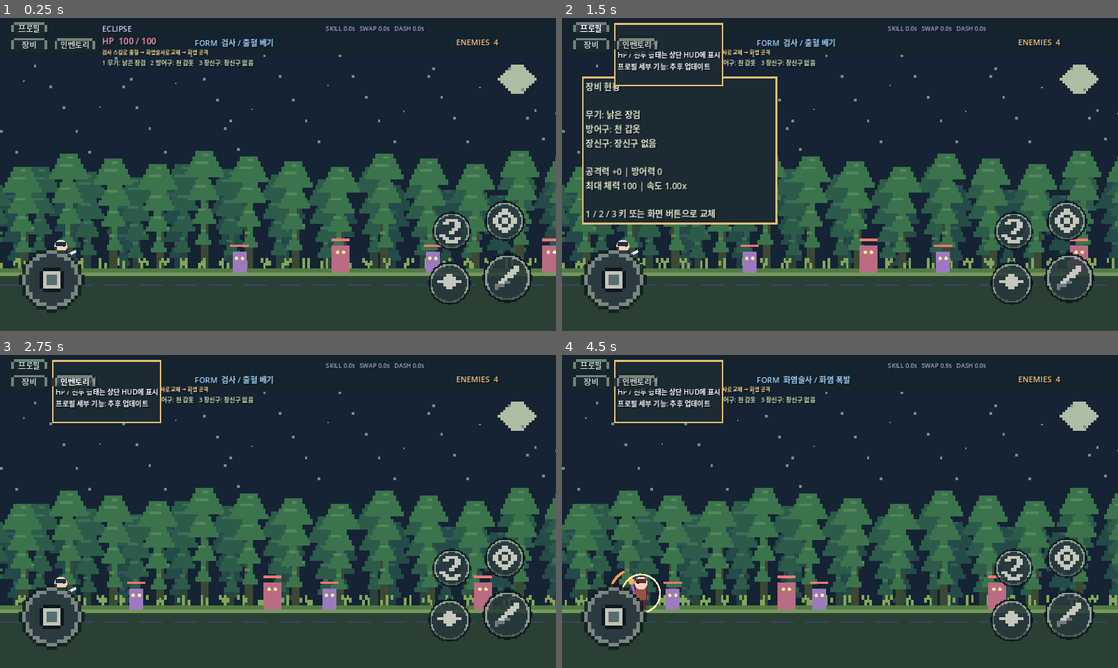
Above: before the commit, frames 1-4 (two rows, left to right).
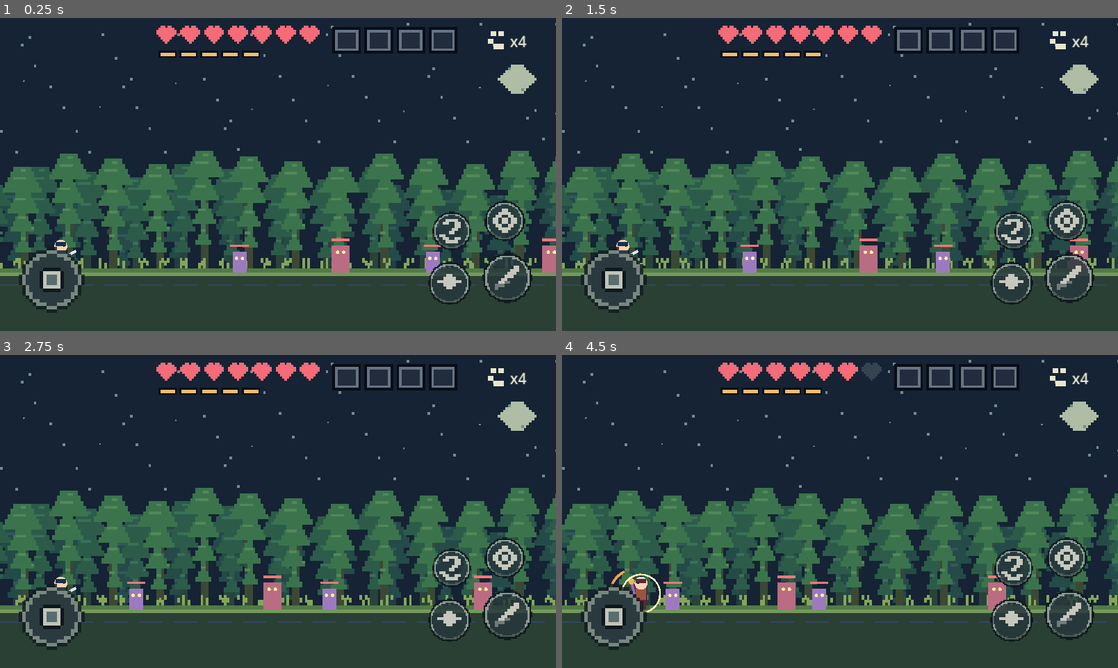
Above: after the commit, the same moments.

Repository: ogw07222-tech/eclipse
Game: Godot game, scene res://scenes/main.tscn
Two runs of this game, one before a commit and one after it. Both use one fixed random seed, a clock stepped at 60 frames per second and the inputs below.
Inputs (mouse positions are in pixels of both pictures, inside the frame that each line leads up to):
- Up to frame 1 (0.25 s): no input
- Up to frame 2 (1.5 s): click (589, 46) at 0.5 s, where only the run before the commit has a clickable "장비"; click (589, 27) at 1.25 s, where only the run before the commit has a clickable "프로필"
- Up to frame 3 (2.75 s): click (72, 383) at 2 s, where only the run before the commit has a clickable "인벤토리"
- Up to frame 4 (4.5 s): tap Enter at 2.75 s; drag from (612, 614) to (895, 442) at 2.77 s; drag from (728, 527) to (812, 574) at 3.52 s; move the mouse to (895, 442) at 4.27 s; hold A (left) from 4.28 s (still down); tap L (swap) at 4.35 s

The runs differ from the first frame. In frame 1, 3.3% of the frame differs, in the area x 2-100%, y 1-16%; in frame 2, 11%, in the area x 2-100%, y 1-66%; in frame 3, 3.6%; in frame 4, 3.7%.

Commit message:
feat: remove top controls and use pixel-only heart / slots / enemy HUD

Diff:
--- a/scripts/game.gd
+++ b/scripts/game.gd
@@ -5,6 +5,7 @@
 const JoystickScript = preload("res://scripts/touch_joystick.gd")
 const PixelTheme = preload("res://scripts/pixel_theme.gd")
 const PixelIcon = preload("res://scripts/pixel_action_icon.gd")
+const PixelCombatHud = preload("res://scripts/pixel_combat_hud.gd")
 const DamageNumber = preload("res://scripts/pixel_damage_number.gd")
 const EnemyScript = preload("res://scripts/enemy.gd")
 const ProjectileScript = preload("res://scripts/projectile.gd")
@@ -31,6 +32,7 @@
 var mobile_controls: Control
 var joystick_jump := false
 var profile_panel: PanelContainer
+var pixel_hud: Control
 
 func _ready() -> void:
 	_register_inputs()
@@ -185,6 +187,11 @@
 func _refresh_hud() -> void:
 	if not is_instance_valid(player) or not is_instance_valid(health_label):
 		return
+	pixel_hud.hp = player.health
+	pixel_hud.max_hp = player.max_health
+	pixel_hud.foes = maxi(foes_left, 0)
+	pixel_hud.skill_ratio = clampf(1.0 - player.skill_cooldown / 4.0, 0.0, 1.0)
+	pixel_hud.queue_redraw()
 	health_label.text = "HP  %d / %d" % [player.health, player.max_health]
 	form_label.text = "FORM  %s" % ("검사 / 출혈 베기" if player.form == 0 else "화염술사 / 화염 폭발")
 	enemies_label.text = "ENEMIES  %d" % maxi(foes_left, 0)
@@ -212,12 +219,12 @@
 	hud = CanvasLayer.new()
 	add_child(hud)
 	var header := ColorRect.new()
-	header.color = Color("#15232e", 0.97)
+	header.color = Color.TRANSPARENT
 	header.position = Vector2(0, 0)
 	header.size = Vector2(1280, 85)
 	header.mouse_filter = Control.MOUSE_FILTER_IGNORE
 	hud.add_child(header)
-	hud.add_child(_label("ECLIPSE", Vector2(235, 12), 18, Color("cfdaf9")))
+	# Reference layout deliberately has no top-left menu buttons or title.
 	health_label = _label("", Vector2(235, 39), 20, Color("ff9ca9"))
 	form_label = _label("", Vector2(448, 43), 18, Color("9ed7ff"))
 	enemies_label = _label("", Vector2(1050, 43), 18, Color("f5c58a"))
@@ -225,8 +232,13 @@
 	status_label = _label("", Vector2(235, 68), 12, Color("ffe19b"))
 	for item in [health_label, form_label, enemies_label, cooldown_label, status_label]:
 		hud.add_child(item)
+	for label_node in [health_label, form_label, enemies_label, cooldown_label, status_label]:
+		label_node.visible = false
 	equipment_label = _label("", Vector2(235, 91), 14, Color("d6e8b8"))
 	hud.add_child(equipment_label)
+	equipment_label.visible = false
+	pixel_hud = PixelCombatHud.new()
+	hud.add_child(pixel_hud)
 	inventory_panel = PanelContainer.new()
 	inventory_panel.position = Vector2(46,135)
 	inventory_panel.custom_minimum_size = Vector2(450,310)
@@ -236,13 +248,6 @@
 	inventory_label = _label("",Vector2(20,16),20,Color("#e4eacd"))
 	inventory_label.custom_minimum_size = Vector2(400,270)
 	inventory_panel.add_child(inventory_label)
-	var inventory_button := Button.new()
-	inventory_button.text = "장비"
-	inventory_button.position = Vector2(20,40)
-	inventory_button.size = Vector2(95,44)
-	inventory_button.pressed.connect(_toggle_inventory)
-	PixelTheme.button(inventory_button)
-	hud.add_child(inventory_button)
 	overlay = ColorRect.new()
 	overlay.color = Color("#111a28", 0.94)
 	overlay.position = Vector2(0, 0)
@@ -261,31 +266,6 @@
 	PixelTheme.button(retry)
 	overlay.add_child(retry)
 	# Sketch-based Android landscape layout. HUD lives in 1280x720 canvas coordinates.
-	var profile_btn := Button.new()
-	profile_btn.text = "프로필"
-	profile_btn.position = Vector2(20, 4)
-	profile_btn.size = Vector2(95, 34)
-	profile_btn.pressed.connect(_toggle_profile)
-	PixelTheme.button(profile_btn)
-	hud.add_child(profile_btn)
-	profile_panel = PanelContainer.new()
-	profile_panel.position = Vector2(120, 12)
-	profile_panel.custom_minimum_size = Vector2(245, 145)
-	profile_panel.visible = false
-	PixelTheme.panel(profile_panel)
-	hud.add_child(profile_panel)
-	var profile_text := Label.new()
-	profile_text.text = "ECLIPSE 기사\nHP / 전투 형태는 상단 HUD에 표시\n프로필 세부 기능: 추후 업데이트"
-	PixelTheme.label(profile_text)
-	profile_panel.add_child(profile_text)
-	var inv_btn := Button.new()
-	inv_btn.text = "인벤토리"
-	inv_btn.position = Vector2(120, 40)
-	inv_btn.size = Vector2(105, 44)
-	inv_btn.pressed.connect(_toggle_inventory)
-	PixelTheme.button(inv_btn)
-	hud.add_child(inv_btn)
-
 	mobile_controls = Control.new()
 	mobile_controls.name = "MobileControls"
 	mobile_controls.mouse_filter = Control.MOUSE_FILTER_IGNORE
